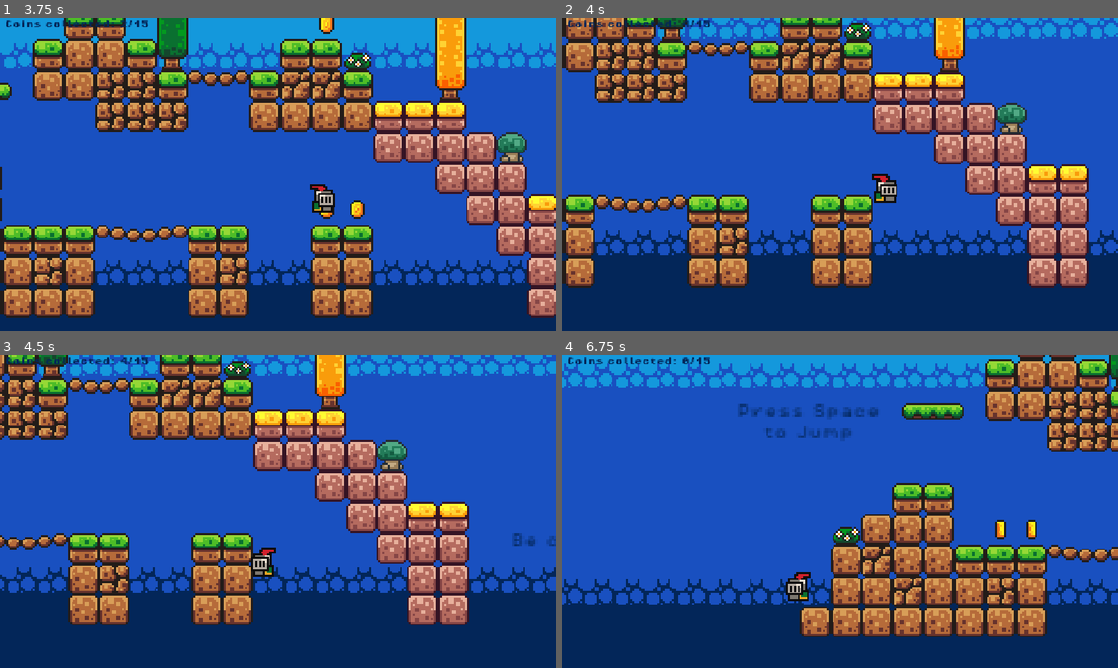
Above: before the commit, frames 1-4 (two rows, left to right).
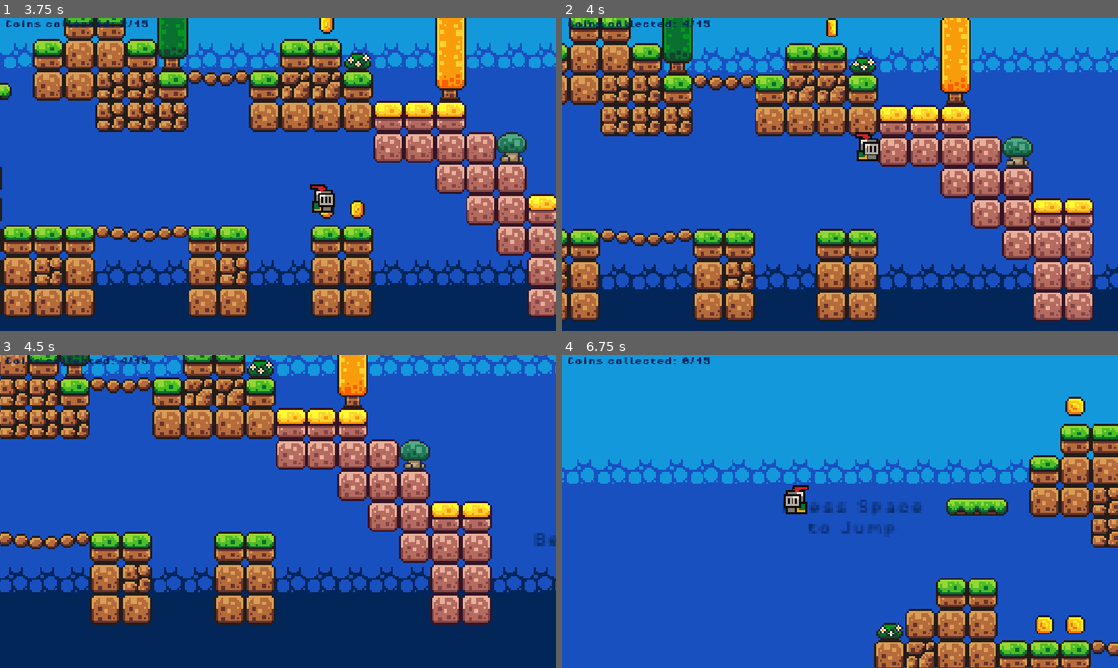
Above: after the commit, the same moments.

Repository: andymiao35/godot_practice_projects
Game: Godot game, scene res://scenes/game.tscn
The game is run twice, just before and just after one commit, with the same random seed, the same clock (stepped at 60 frames per second) and the same inputs.
Inputs:
- Up to frame 1 (3.75 s): tap Space (jump) at 0.5, 0.6, 0.77, 1.07, 1.25, 1.35, 1.52, 1.82, 2, 2.1, 2.75, 2.85, 3.02, 3.32, 3.5, 3.6 s; hold Right (move_right) 0.53-2.03 s; hold Left (move_left) 2.03-2.78 s; hold Right (move_right) from 2.78 s (still down)
- Up to frame 2 (4 s): keep holding Right (move_right); tap Space (jump) at 3.77 s
- Up to frame 3 (4.5 s): tap Space (jump) at 4.07, 4.25, 4.35 s; release Right (move_right) at 4.28 s; hold Left (move_left) from 4.28 s (still down)
- Up to frame 4 (6.75 s): tap Space (jump) at 4.52, 4.82, 5.1, 5.85, 6.02, 6.32, 6.6 s; release Left (move_left) at 5.03 s; hold Right (move_right) 5.03-5.78 s; hold Left (move_left) from 5.78 s (still down)

Frame 1 is identical in both runs. In frame 2, 52% of the frame differs, in the area x 0-100%, y 0-98%; in frame 3, 34%; in frame 4, 68%, in the area x 0-100%, y 0-100%.

Commit message:
feat: added jump buffer and fixed coyote time

Diff:
--- a/p1_youtube_brackeys_tutorial/scenes/player.tscn
+++ b/p1_youtube_brackeys_tutorial/scenes/player.tscn
@@ -195,3 +195,7 @@
 [node name="JumpSoundEffect" type="AudioStreamPlayer2D" parent="." unique_id=346540002]
 stream = ExtResource("3_qhqgy")
 bus = &"SFX"
+
+[node name="JumpBufferTimer" type="Timer" parent="." unique_id=744155553]
+wait_time = 0.15
+one_shot = true
--- a/p1_youtube_brackeys_tutorial/scripts/player.gd
+++ b/p1_youtube_brackeys_tutorial/scripts/player.gd
@@ -5,6 +5,7 @@
 const JUMP_VELOCITY = -300.0
 @onready var animated_sprite_2d: AnimatedSprite2D = $AnimatedSprite2D
 @onready var coyote_timer: Timer = $CoyoteTimer
+@onready var jump_buffer_timer: Timer = $JumpBufferTimer
 @onready var jump_sound_effect: AudioStreamPlayer2D = $JumpSoundEffect
 
 
@@ -14,9 +15,15 @@
 		velocity += get_gravity() * delta
 
 	# Section: Handle jump
-	if Input.is_action_just_pressed("jump") and (is_on_floor() or not coyote_timer.is_stopped()):
+	if Input.is_action_just_pressed("jump"):
+		jump_buffer_timer.start()
+
+
+	if not jump_buffer_timer.is_stopped() and (is_on_floor() or not coyote_timer.is_stopped()):
 		velocity.y = JUMP_VELOCITY
 		jump_sound_effect.play()
+		jump_buffer_timer.stop()
+		coyote_timer.stop()
 
 
 
